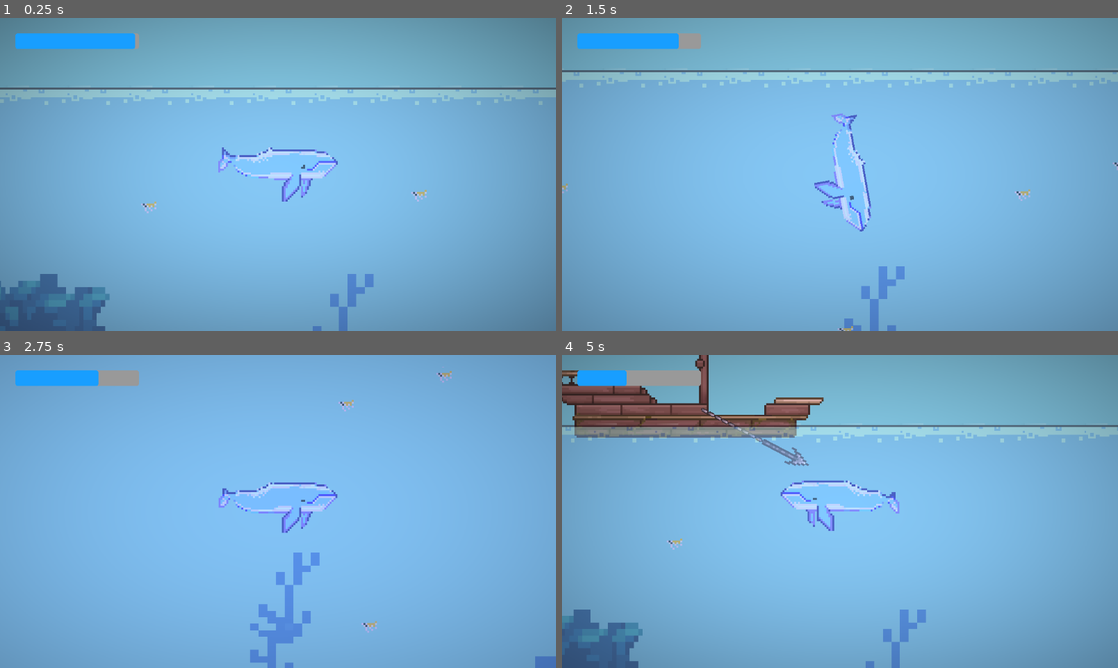
Above: before the commit, frames 1-4 (two rows, left to right).
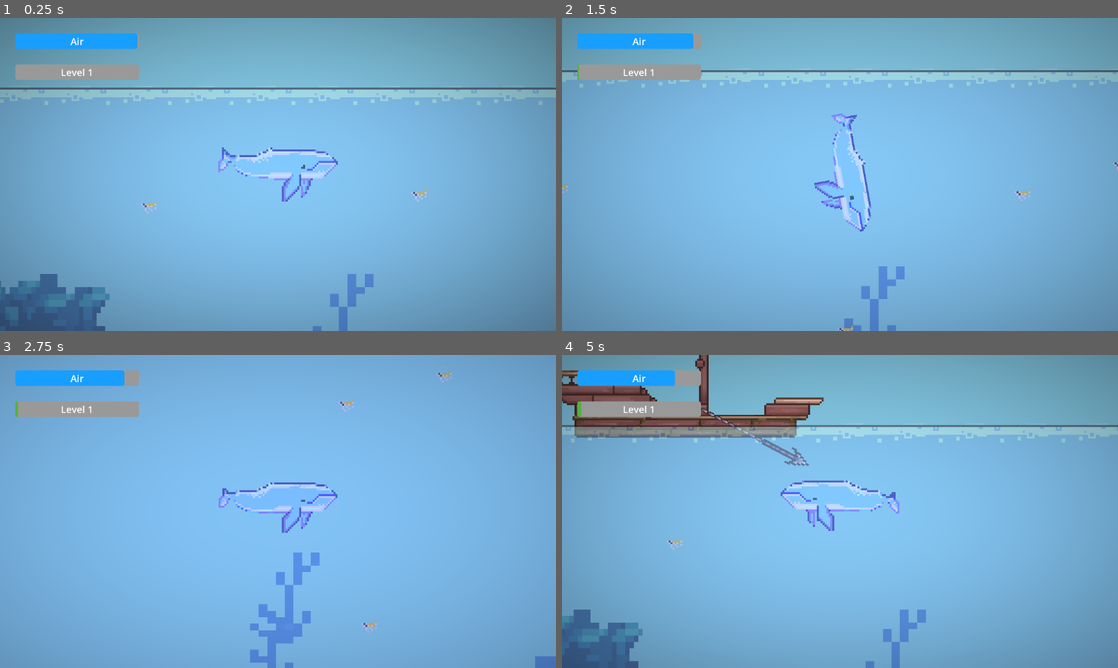
Above: after the commit, the same moments.

Repository: milana-94888u/revenge-of-the-deep
Game: Godot game, scene res://src/world/world.tscn
Same seed, same stepped clock (60 frames per second), same inputs: the game is played once before the commit and once after it.
Inputs:
- Up to frame 1 (0.25 s): no input
- Up to frame 2 (1.5 s): hold Right (ui_right) 0.53-1.28 s; hold Down (ui_down) from 1.28 s (still down)
- Up to frame 3 (2.75 s): release Down (ui_down) at 2.03 s; hold Right (ui_right) from 2.03 s (still down)
- Up to frame 4 (5 s): release Right (ui_right) at 2.78 s; hold Up (ui_up) 2.78-3.53 s; hold Left (ui_left) from 3.53 s (still down)

The runs differ from the first frame. In frame 1, 1.1% of the frame differs, in the area x 2-25%, y 4-20%; in frame 2, 1.2%; in frame 3, 1.4%; in frame 4, 1.6%.

Commit message:
fix leveling

Diff:
--- a/src/whale/whale.gd
+++ b/src/whale/whale.gd
@@ -17,22 +17,23 @@
 
 var growth_modifier := 1.0:
 	set(value):
+		if floori(value) >= 2: #floori(growth_modifier):
+			set_level(floori(value))
 		growth_modifier = value
-		scale = Vector2.ONE * clampf(value * 2.0 / 3.0, 1.0, 3.0)
-		$Camera2D.zoom = Vector2.ONE * (5.0 - value)
+		scale = Vector2.ONE * clampf(value * 2.0 / 3.0, 1.0, 2.5)
+		$Camera2D.zoom = Vector2.ONE * clampf(5.0 - value, 2.0, 4.0)
+		$UI/LevelProgressBar.value = value - 1.0
 
 
 var air := 100.0:
 	set(value):
-		if floori(value) > floori(air):
-			set_level(floori(value))
 		$UI/AirProgressBar.value = value
 		air = value
 		if value <= 0.0:
 			die()
 
 
-var breath_efficiency := 0.15
+var breath_efficiency := 0.07
 
 
 var action_to_direction := {
@@ -90,7 +91,7 @@
 	if global_position.y < 32.0:
 		air = 100.0
 	else:
-		air -= 0.2
+		air -= breath_efficiency
 
 
 func capture(harpoon_x_position: float) -> void:
@@ -111,13 +112,28 @@
 	match level:
 		1:
 			speed = 100.0
-			breath_efficiency = 0.15
+			breath_efficiency = 0.07
+			$UI/LevelProgressBar.min_value = 0.0
+			$UI/LevelProgressBar.max_value = 1.0
+			$UI/LevelProgressBar/Label.text = "Level 1"
 		2:
 			speed = 200.0
-			breath_efficiency = 0.1
+			breath_efficiency = 0.05
+			$UI/LevelProgressBar.min_value = 1.0
+			$UI/LevelProgressBar.max_value = 2.0
+			$UI/LevelProgressBar/Label.text = "Level 2"
 		3:
 			speed = 300.0
-			breath_efficiency = 0.05
+			breath_efficiency = 0.03
+			$UI/LevelProgressBar.min_value = 2.0
+			$UI/LevelProgressBar.max_value = 3.0
+			$UI/LevelProgressBar/Label.text = "Level 3"
+		4:
+			speed = 400.0
+			breath_efficiency = 0.01
+			$UI/LevelProgressBar.min_value = 3.0
+			$UI/LevelProgressBar.max_value = 3.0
+			$UI/LevelProgressBar/Label.text = "Level 4"
 
 
 func eat_krill(krill: Krill) -> void:
--- a/src/whale/whale.tscn
+++ b/src/whale/whale.tscn
@@ -97,7 +97,16 @@
 anti_aliasing = false
 
 [sub_resource type="StyleBoxFlat" id="StyleBoxFlat_njduq"]
+resource_local_to_scene = true
 bg_color = Color(0.0941176, 0.619608, 1, 1)
+corner_radius_top_left = 5
+corner_radius_top_right = 5
+corner_radius_bottom_right = 5
+corner_radius_bottom_left = 5
+anti_aliasing = false
+
+[sub_resource type="StyleBoxFlat" id="StyleBoxFlat_qm15u"]
+bg_color = Color(0.317647, 0.701961, 0.231373, 1)
 corner_radius_top_left = 5
 corner_radius_top_right = 5
 corner_radius_bottom_right = 5
@@ -144,3 +153,38 @@
 theme_override_styles/fill = SubResource("StyleBoxFlat_njduq")
 value = 100.0
 show_percentage = false
+
+[node name="Label" type="Label" parent="UI/AirProgressBar"]
+layout_mode = 1
+anchors_preset = 15
+anchor_right = 1.0
+anchor_bottom = 1.0
+grow_horizontal = 2
+grow_vertical = 2
+theme_override_font_sizes/font_size = 20
+text = "Air"
+horizontal_alignment = 1
+vertical_alignment = 1
+
+[node name="LevelProgressBar" type="ProgressBar" parent="UI"]
+offset_left = 32.0
+offset_top = 96.0
+offset_right = 288.0
+offset_bottom = 128.0
+mouse_filter = 2
+theme_override_styles/background = SubResource("StyleBoxFlat_5lmmp")
+theme_override_styles/fill = SubResource("StyleBoxFlat_qm15u")
+max_value = 1.0
+show_percentage = false
+
+[node name="Label" type="Label" parent="UI/LevelProgressBar"]
+layout_mode = 1
+anchors_preset = 15
+anchor_right = 1.0
+anchor_bottom = 1.0
+grow_horizontal = 2
+grow_vertical = 2
+theme_override_font_sizes/font_size = 20
+text = "Level 1"
+horizontal_alignment = 1
+vertical_alignment = 1
Not shown: 1 places in src/whale/whale.tscn that only renumber resources
